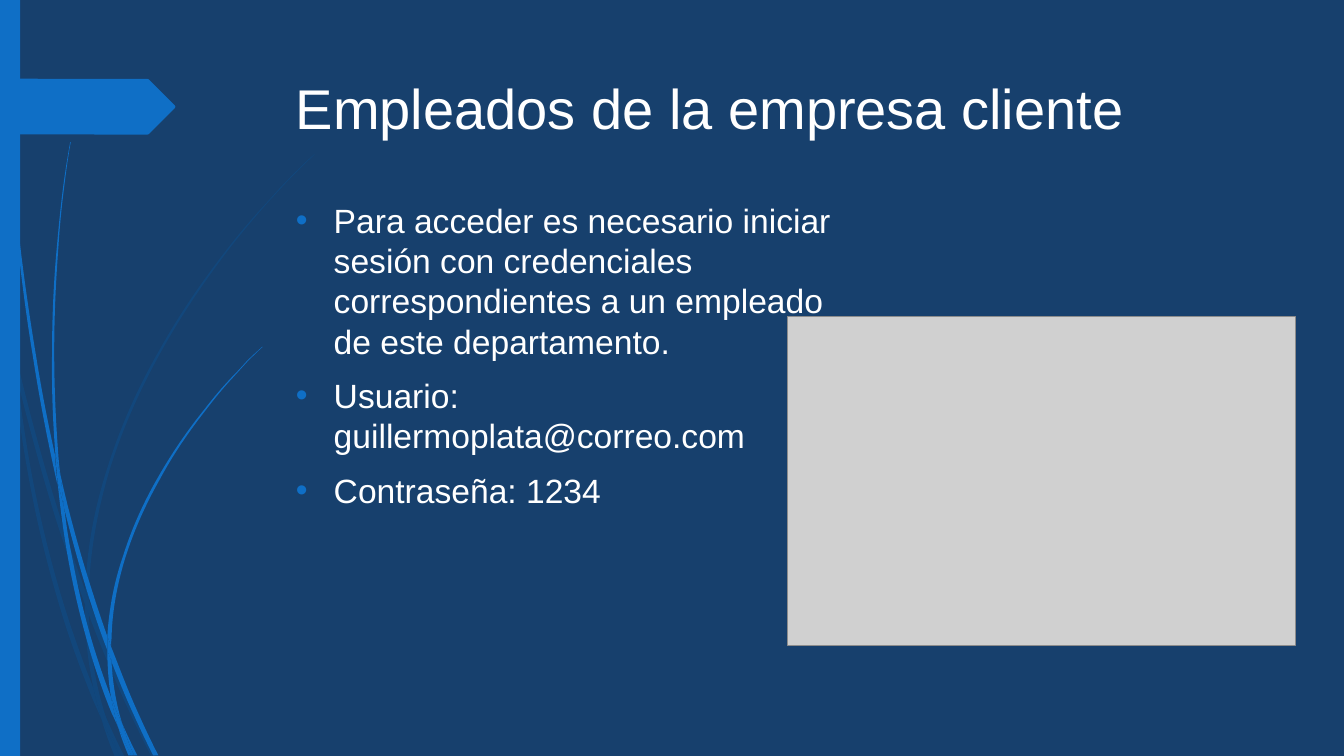
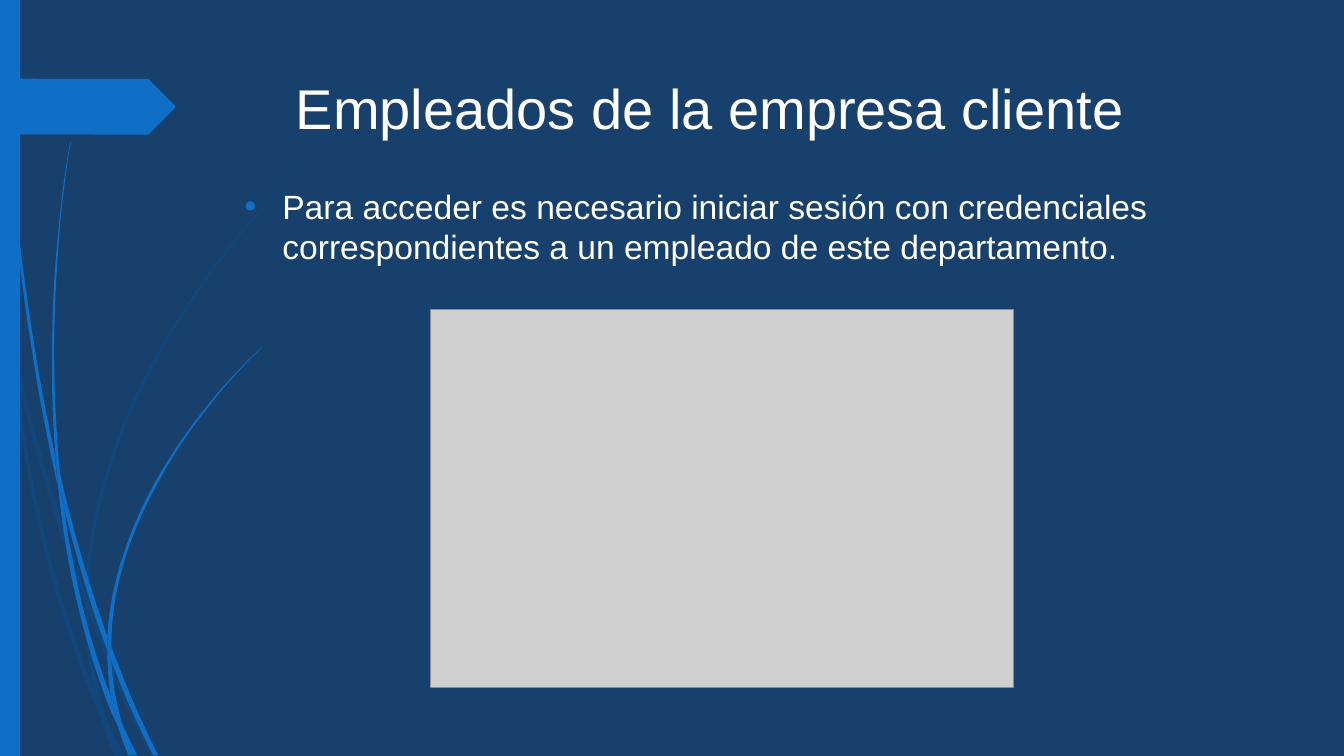
Before and after one commit to albertogmdev/ProyectoWebC-S, a slide deck: slide 14 of Presentación Web.pptx. Drawn at 1344x756 pixels with LibreOffice and Linux fonts; fonts in the diff are those of the drawing; grey boxes stand for pictures. Boxes give left, top, right and bottom in pixels: in the first picture for what was removed or moved away, otherwise in the second. Text is boxed around its words. In the diff, an @@ line names an element or a change of style, - is before the commit and + after.

```diff
--- a/Presentación Web.pptx
+++ b/Presentación Web.pptx
@@ text "Para acceder es necesario iniciar ...": place and size @@
-text "Para acceder es necesario iniciar ..." at (334, 208, 831, 504)
+text "Para acceder es necesario iniciar ..." at (282, 194, 1147, 266)
@@ picture: place and size @@
-picture at (788, 317, 1296, 645)
+picture at (431, 310, 1013, 688)
@@ text at (334, 383, 745, 504): paragraphs removed @@
-• Usuario: guillermoplata@correo.com
-• Contraseña: 1234
```
Also in this commit, not shown: 15 other slides changed.
